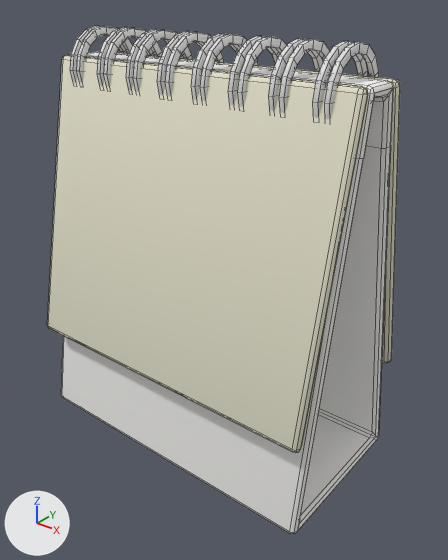
What one commit did to the FBX model ECOE sim/Assets/Art/Environment/Office_Clutter/Office_Clutter.fbx.
One viewpoint serves both versions: a camera (50 mm lens) standing at (0.1944, -0.1296, 0.1645) and looking at (0.0664, 0.0304, 0.0653). Arrows for +X, +Y and +Z are at lower left; the lights stay in place. The picture after the commit comes second. Mesh edges are drawn as thin lines. The same objects are shown in both versions, whatever each file hides. Where no turn or scale is listed for an object, it has been applied to the vertices.

Names of what the first picture shows: 'CalendarDesk'.
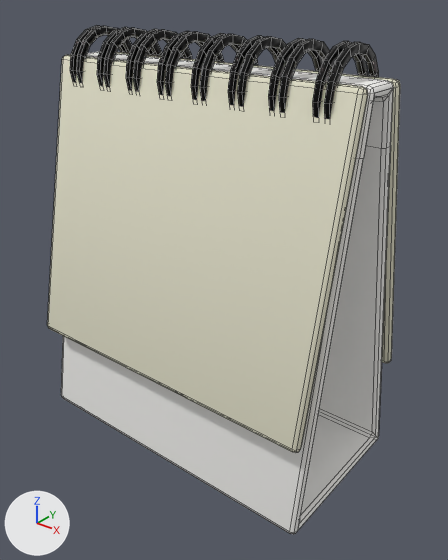
The change in detail:
Material 'M_Metal_Black_Paint' (mat_m_metal_black_paint) changes colour from white #e7e7e7 to black #282828; in linear values from (0.8, 0.8, 0.8) to (0.0212, 0.0212, 0.0212).
In material 'M_Metal_Black_Paint' (mat_m_metal_black_paint), metallic goes from 0.0 to 1.0.

Location of each change, [x1, y1, x2, y2] in pixels of the pictures (448 x 560 px):
'CalendarDesk', recoloured, surface changed (darker): [67, 25, 381, 122] in both
